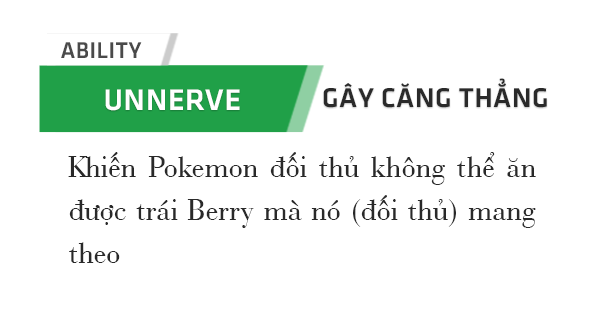
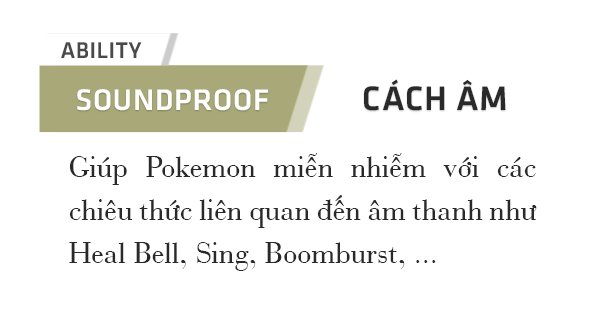
The second 600x318 image is a revision of the first. Changes to its layers:
renamed "Khiến Pokemon đối thủ không thể ăn được trái Berry mà nó (đối t" to "Giúp Pokemon miễn nhiễm với các chiêu thức liên quan đến âm tha", painted on it over [68, 152, 537, 271]
renamed "GÂY CĂNG THẲNG" to "CÁCH ÂM", painted on it over [323, 78, 547, 111]
renamed "UNNERVE" to "SOUNDPROOF", painted on it over [77, 89, 268, 111]
